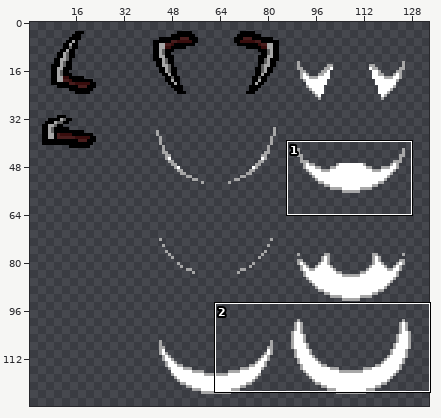
Edited in one commit: sprite sheet (resources/gfx/effects/scythes_melee.png). The picture above shows the old version from afar; the outline marks the close-up.
Close-up. Before:
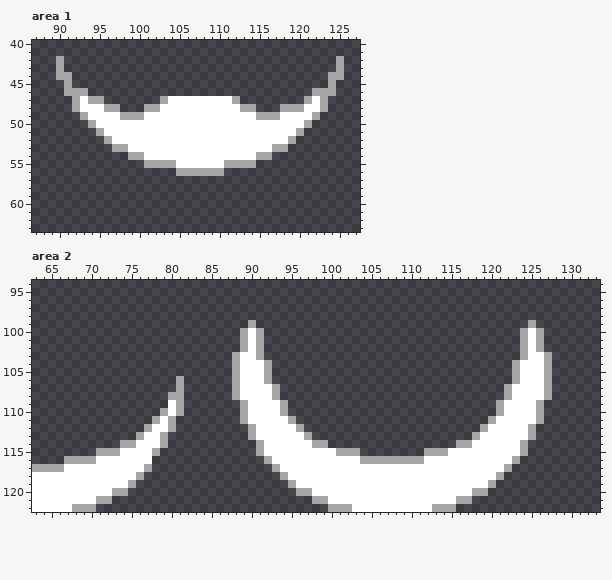
The file is 144x128 pixels. Colours within 5 levels of each other are drawn and written as one. Shown: area 1: x 87..127, y 40..63; area 2: x 63..133, y 94..122. The wide view leaves out empty margins. The commit also changed other parts of the picture, which this record leaves out.
The same view after the edit:
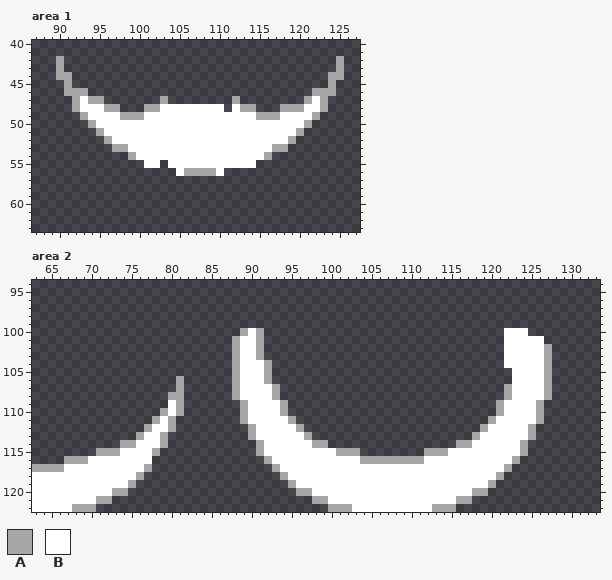
Palette (. is transparent): A #a7a7a7  B #ffffff
Edits made:
--- area 1
@@ x 102..113 @@
 46 ............
-47 .ABBBBBBBBA.
-48 ABBBBBBBBBBA
+47 .A........A.
+48 ABBBBBBBB.BA
 49 BBBBBBBBBBBB
@@ x 98..117 @@
 53 ABBBBBBBBBBBBBBBBBBA
-54 .AABBBBBBBBBBBBBBAA.
-55 ...AAAABBBBBBAAAA...
-56 .......AAAAAA.......
+54 .ABBBBBBBBBBBBBBBBA.
+55 ...BB.BBBBBBBBBBB...
+56 .......BAAAAB.......
 57 ....................
--- area 2
@@ x 86..129 @@
  98 ............................................
- 99 ....A..................................A....
-100 ...ABA................................ABA...
-101 ...ABA................................ABA...
-102 ...ABA................................ABA...
-103 ..ABBA................................ABBA..
-104 ..ABBBA..............................ABBBA..
-105 ..ABBBA..............................ABBBA..
-106 ..ABBBA..............................ABBBA..
+ 99 ............................................
+100 ...ABA..............................BBB.....
+101 ..ABBA..............................BBBBB...
+102 ..ABBA..............................BBBBBA..
+103 ..ABBA..............................BBBBBA..
+104 ..ABBBA.............................BBBBBA..
+105 ..ABBBA..............................BBBBA..
+106 ..ABBBA..............................BBBBA..
 107 ..ABBBBA............................ABBBBA..
@@ x 68..72 @@
 115 ...AA
-116 AAABB
+116 AABBB
 117 BBBBB
Where, in picture pixels (left, top, right, bottom), the same in both close-ups:
erased: (168, 96, 232, 112)
changed: (136, 152, 264, 176)
changed: (232, 320, 256, 352)
changed: (504, 320, 552, 384)
changed: (88, 456, 96, 464)
